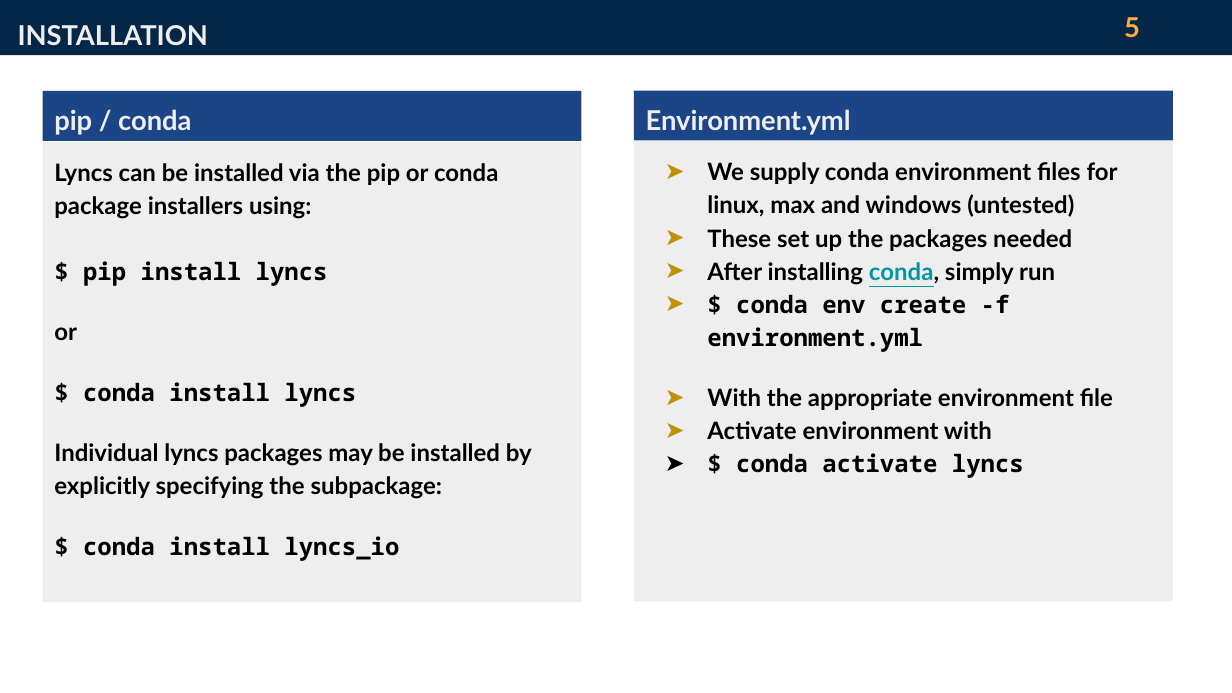
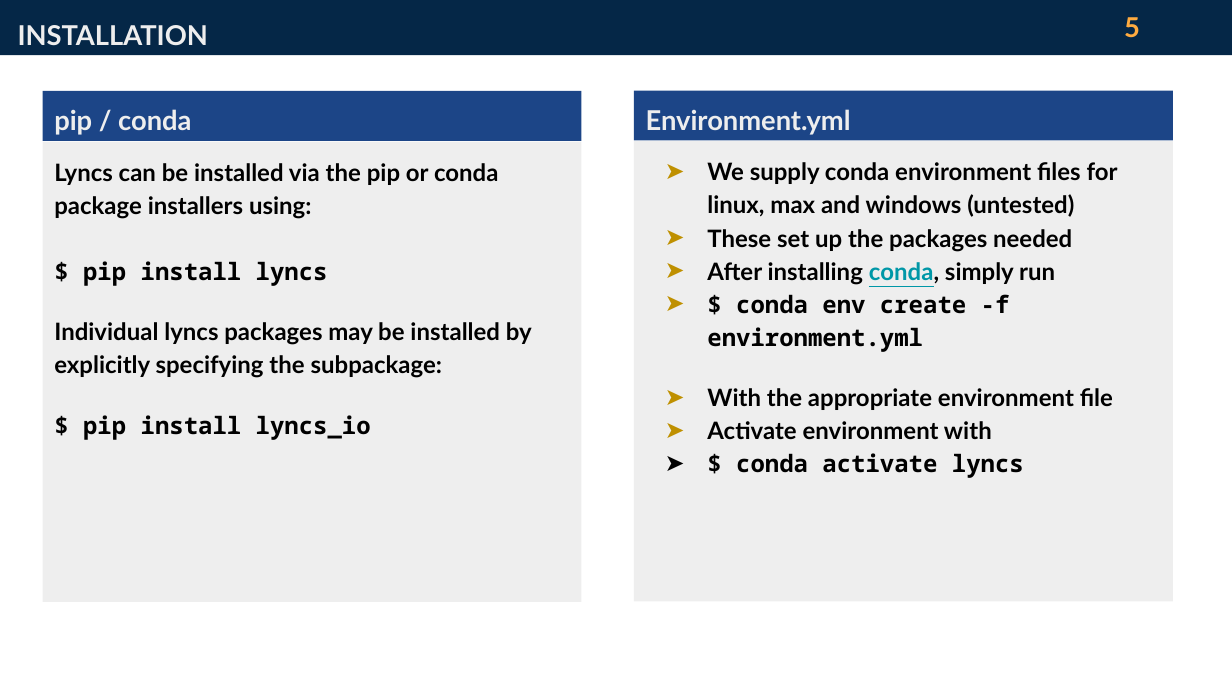
Before and after one commit to RJaBi/learnLyncs, a slide deck: slide 5 of slides/lyncsPresentation.pptx. Drawn at 1232x693 pixels with LibreOffice and Linux fonts; fonts in the diff are those of the drawing; background and template pictures are left out. Boxes give left, top, right and bottom in pixels: in the first picture for what was removed or moved away, otherwise in the second. Text is boxed around its words. In the diff, an @@ line names an element or a change of style, - is before the commit and + after.

Commit message:
removed erronous conda lyncs instructions

```diff
--- a/slides/lyncsPresentation.pptx
+++ b/slides/lyncsPresentation.pptx
@@ text at bbox=[54, 327, 356, 407]: paragraphs removed @@
-or
-$ conda install lyncs
@@ text at bbox=[83, 415, 371, 440]: text changed @@
-$ conda install lyncs_io
+$ pip install lyncs_io
```
Also in this commit, not shown: 2 other files.
